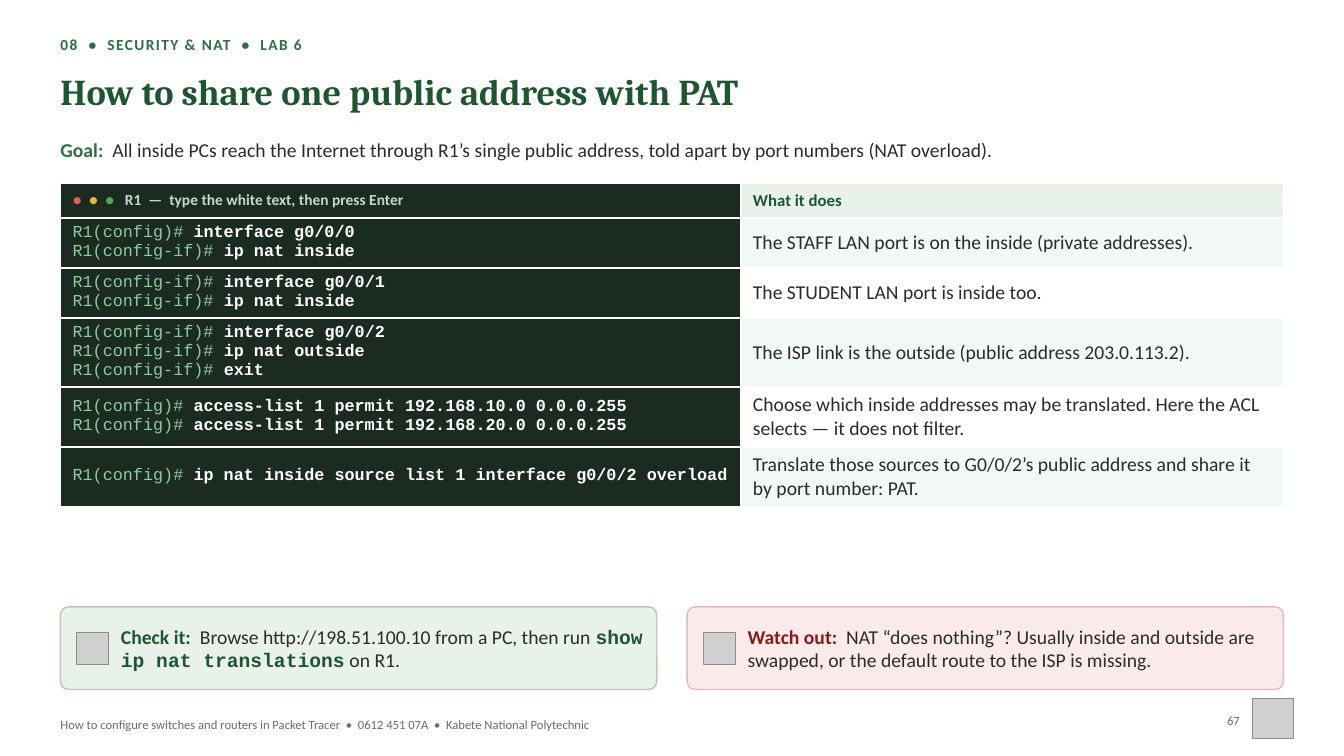
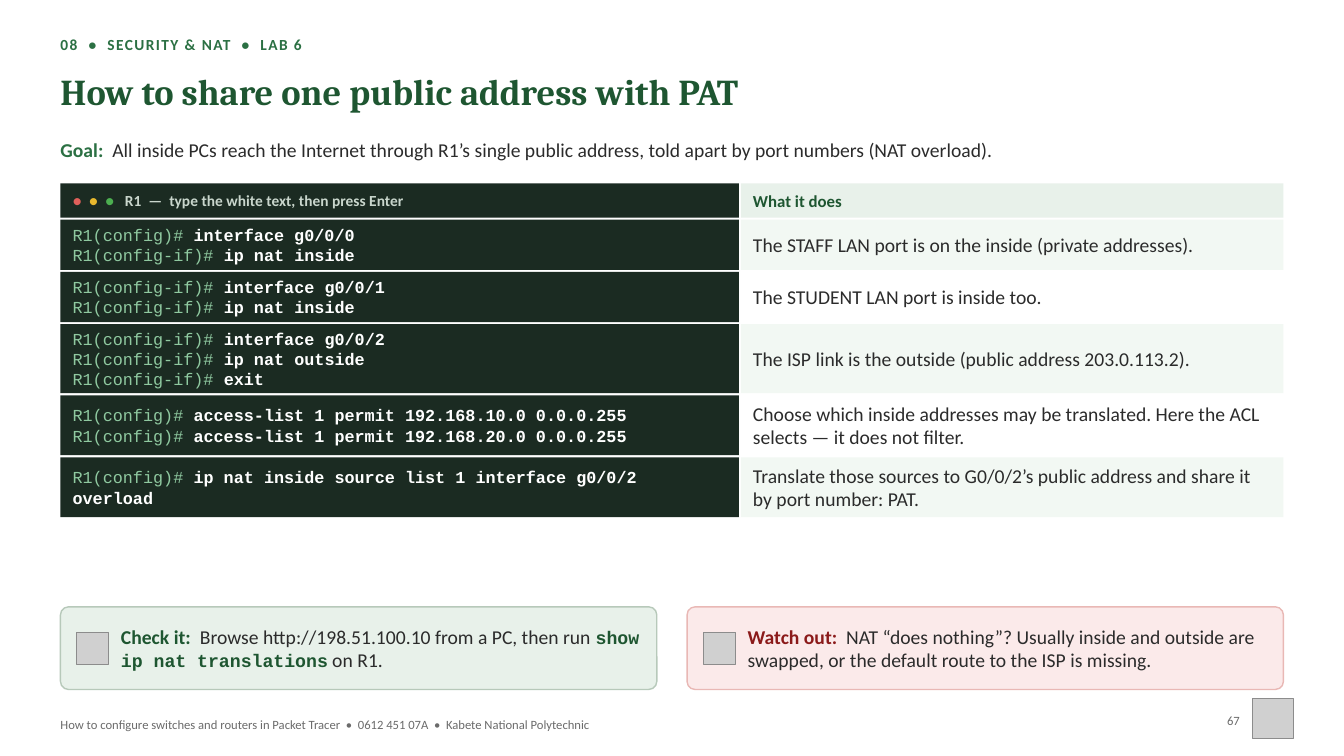
Before and after one commit to proJacob/israel, a slide deck: slide 67 of Packet_Tracer_CLI_Workbook_0612_451_07A.pptx. Drawn at 1344x756 pixels with LibreOffice and Linux fonts; fonts in the diff are those of the drawing; grey boxes stand for pictures; background and template pictures are left out. Boxes give left, top, right and bottom in pixels: in the first picture for what was removed or moved away, otherwise in the second. Text is boxed around its words. In the diff, an @@ line names an element or a change of style, - is before the commit and + after.

```diff
--- a/Packet_Tracer_CLI_Workbook_0612_451_07A.pptx
+++ b/Packet_Tracer_CLI_Workbook_0612_451_07A.pptx
@@ table removed at (x1=60, y1=184, x2=1284, y2=502), 6 rows, 2 columns @@
-● ● ● R1 — type the white text, then press Enter | What it does
-R1(config)# interface g0/0/0 / R1(config-if)# ip nat inside | The STAFF LAN port is on the inside (private addresses).
-R1(config-if)# interface g0/0/1 / R1(config-if)# ip nat inside | The STUDENT LAN port is inside too.
-R1(config-if)# interface g0/0/2 / R1(config-if)# ip nat outside / R1(config-if)# exit | The ISP link is the outside (public address 203.0.113.2).
-R1(config)# access-list 1 permit 192.168.10.0 0.0.0.255 / R1(config)# access-list 1 permit 192.168.20.0 0.0.0.255 | Choose which inside addresses may be translated. Here the ACL selects — it does not filter.
-R1(config)# ip nat inside source list 1 interface g0/0/2 overload | Translate those sources to G0/0/2’s public address and share it by port number: PAT.
@@ text added at (x1=73, y1=228, x2=354, y2=265), 12 pt, text #FFFFFF, bold @@
+R1(config)# interface g0/0/0
+R1(config-if)# ip nat inside
@@ rectangle added at (x1=741, y1=220, x2=1284, y2=270), fill #F2F8F3, 14 pt, text #2B2B2B @@
+The STAFF LAN port is on the inside (private addresses).
@@ text added at (x1=73, y1=281, x2=385, y2=317), 12 pt, text #8FC9A0 @@
+R1(config-if)# interface g0/0/1
+R1(config-if)# ip nat inside
@@ rectangle added at (x1=741, y1=272, x2=1284, y2=323), fill #FFFFFF, 14 pt, text #2B2B2B @@
+The STUDENT LAN port is inside too.
@@ rectangle added at (x1=741, y1=325, x2=1284, y2=394), fill #F2F8F3, 14 pt, text #2B2B2B @@
+The ISP link is the outside (public address 203.0.113.2).
@@ text added at (x1=73, y1=332, x2=385, y2=389), 12 pt, text #8FC9A0 @@
+R1(config-if)# interface g0/0/2
+R1(config-if)# ip nat outside
+R1(config-if)# exit
@@ text added at (x1=73, y1=409, x2=627, y2=446), 12 pt, text #FFFFFF, bold @@
+R1(config)# access-list 1 permit 192.168.10.0 0.0.0.255
+R1(config)# access-list 1 permit 192.168.20.0 0.0.0.255
@@ rectangle added at (x1=741, y1=395, x2=1284, y2=455), fill #FFFFFF, 14 pt, text #2B2B2B @@
+Choose which inside addresses may be translated. Here the ACL selects — it does not filter.
@@ rectangle added at (x1=60, y1=458, x2=739, y2=517), fill #1B2B22, 12 pt, text #FFFFFF, bold @@
+R1(config)# ip nat inside source list 1 interface g0/0/2 overload
@@ rectangle added at (x1=741, y1=458, x2=1284, y2=517), fill #F2F8F3, 14 pt, text #2B2B2B @@
+Translate those sources to G0/0/2’s public address and share it by port number: PAT.
@@ text "Check it: Browse http://198.51.100.10 from ..." at (x1=121, y1=630, x2=640, y2=671): size 14 to 13 pt in "show ip nat translations" @@
```
Also in this commit, not shown: 42 other slides changed, 11 other files.
